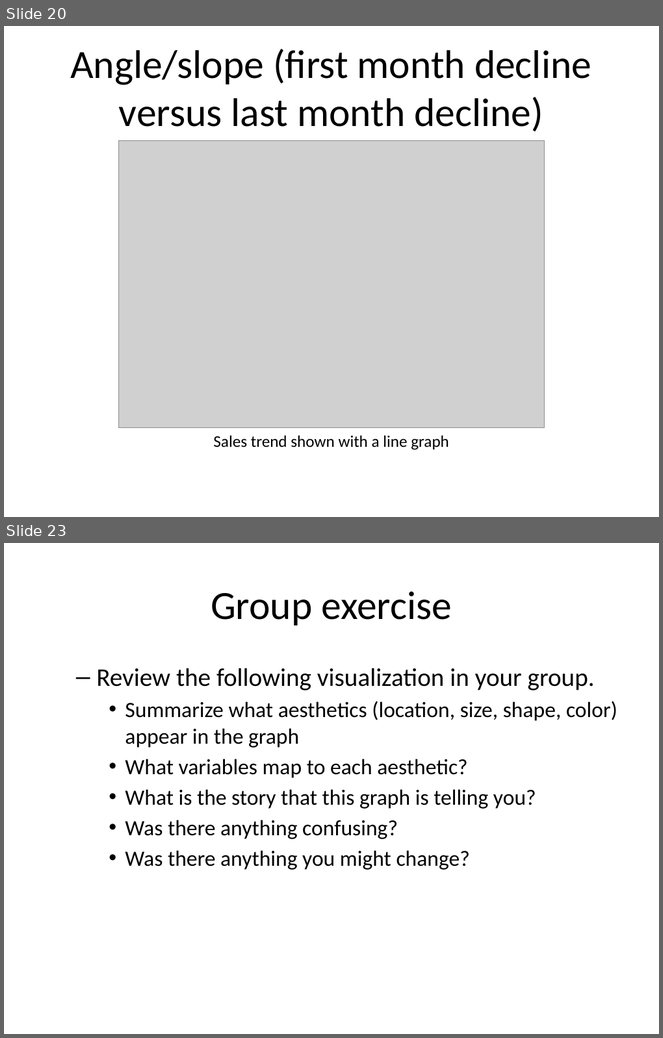
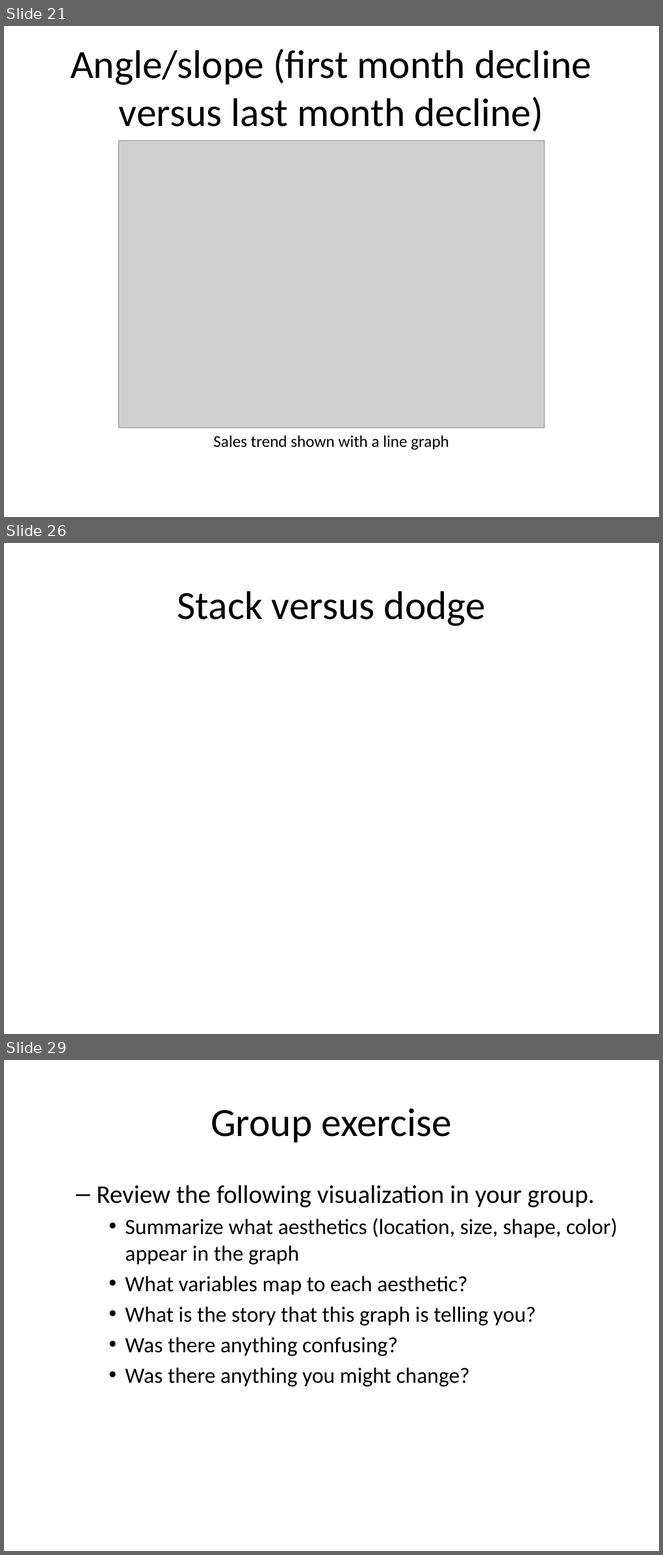
Before and after one commit to pmean/data-visualization, a slide deck: src/data-visualization-02-bars.pptx. Shown one above the other, each under a label of ours: slides 20 and 23 before the commit, slides 21, 26 and 29 after it; the slides between them are not shown. The pictures are 663x1038 and 663x1555 pixels, drawn with LibreOffice and Linux fonts; fonts in the diff are those of the drawing; grey boxes stand for pictures. Boxes give left, top, right and bottom in pixels: in the first picture for what was removed or moved away, otherwise in the second. Text is boxed around its words. In the diff, an @@ line names an element or a change of style, - is before the commit and + after.

```diff
--- a/src/data-visualization-02-bars.pptx
+++ b/src/data-visualization-02-bars.pptx
@@ slide 26 added at (4,543,659,1034), background #FFFFFF @@
@@ title added at (177,591,486,626), 44 pt, text #000000 @@
+Stack versus dodge
@@ what was slide 20 is now slide 21 @@
@@ what was slide 23 is now slide 29 @@
```
Also in this commit, not shown: 3 slides changed, 6 other slides added, 1 slide removed, 3 other files.
